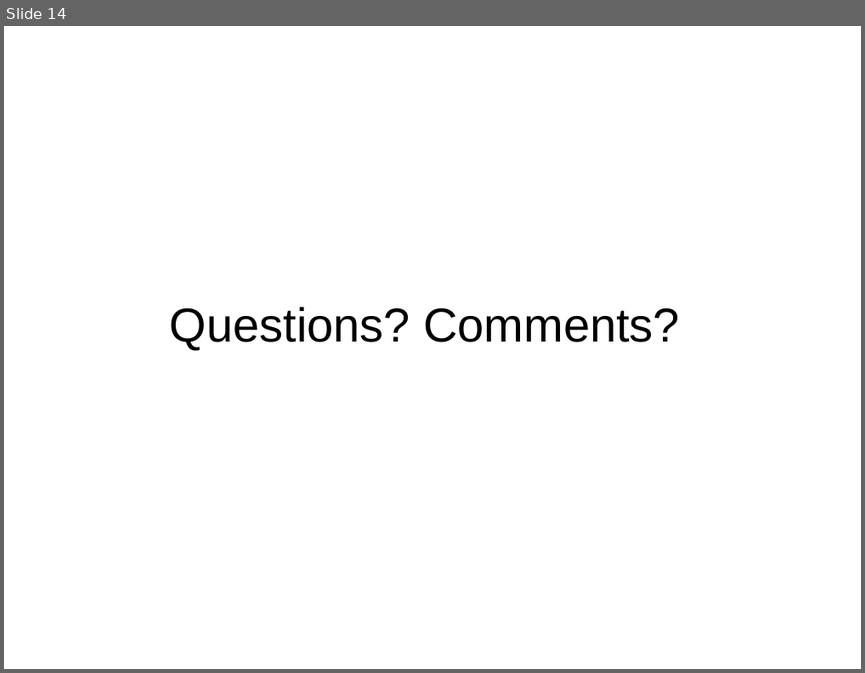
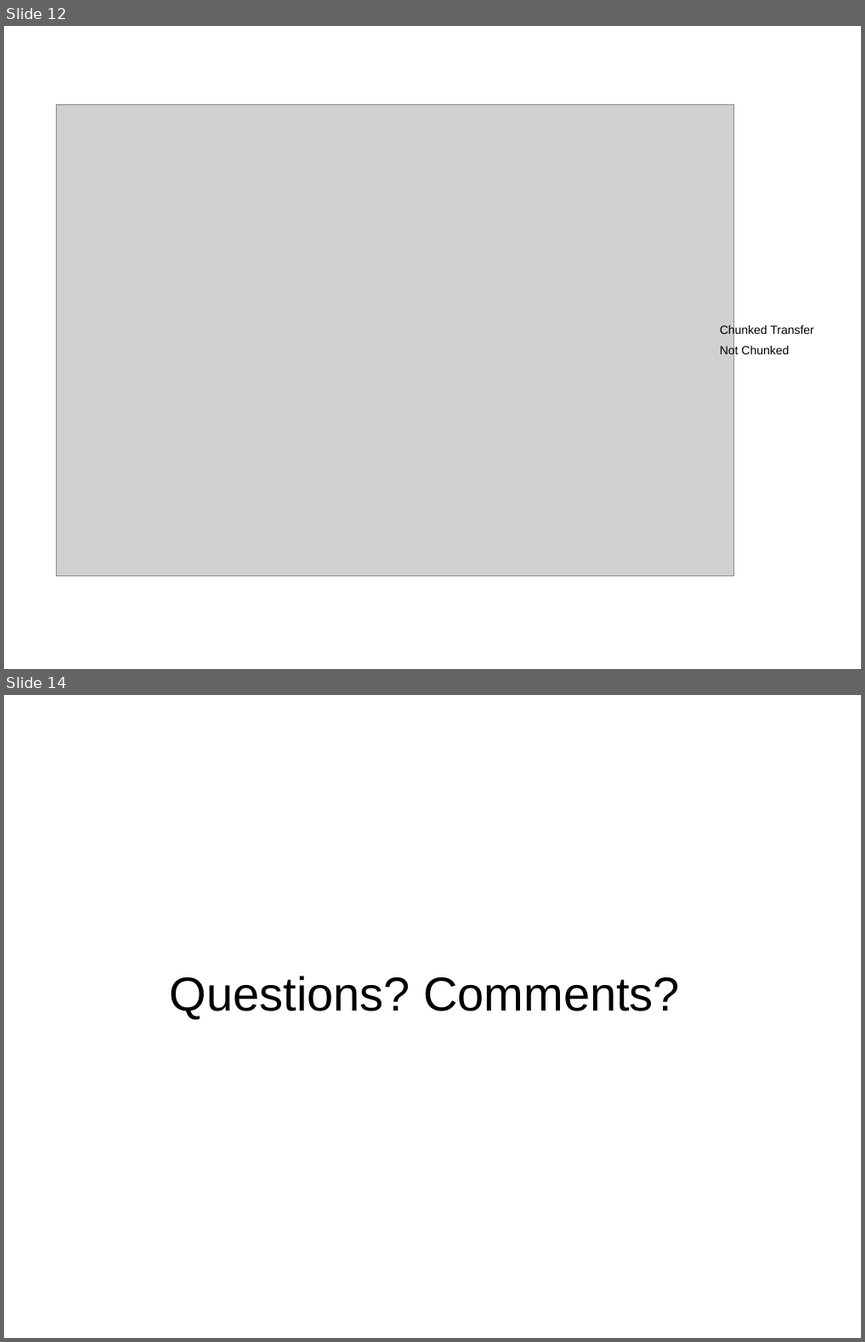
Before and after one commit to masomel/big-data-project, a slide deck: paper/Presentation_May17.ppt. Shown one above the other, each under a label of ours: slide 14 before the commit, slides 12 and 14 after it; the slides between them are not shown. The pictures are 865x673 and 865x1342 pixels, drawn with LibreOffice and Linux fonts; fonts in the diff are those of the drawing; grey boxes stand for pictures; background and template pictures are left out. Boxes give left, top, right and bottom in pixels: in the first picture for what was removed or moved away, otherwise in the second. Text is boxed around its words. In the diff, an @@ line names an element or a change of style, - is before the commit and + after.

```diff
--- a/paper/Presentation_May17.ppt
+++ b/paper/Presentation_May17.ppt
@@ slide 12 added at (4, 26, 861, 669), background picture (left out) @@
@@ picture added at (56, 105, 734, 575) @@
@@ text added at (720, 324, 813, 337), 10 pt, text #000000 @@
+Chunked Transfer
@@ text added at (720, 344, 789, 357), 10 pt, text #000000 @@
+Not Chunked
```
Also in this commit, not shown: 6 slides changed, 4 other slides added, 4 slides removed.
